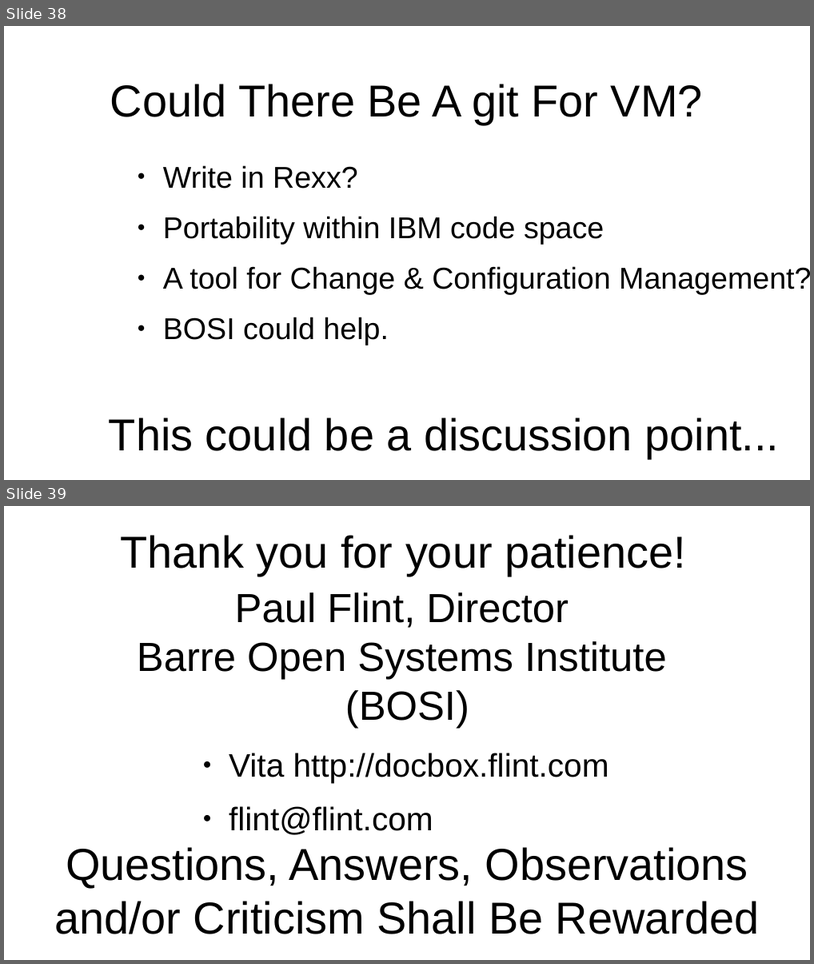
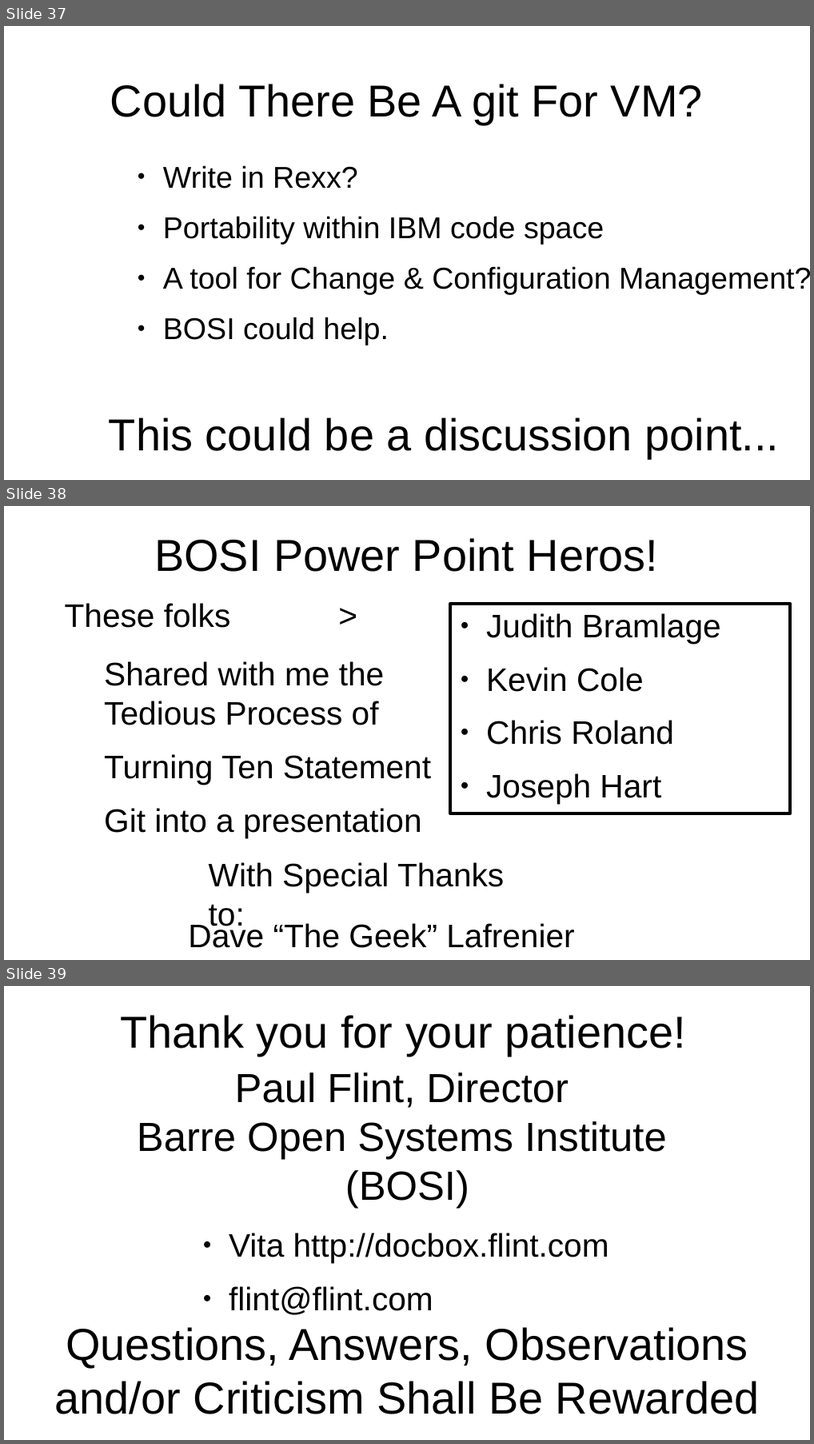
Before and after one commit to flintiii/TenStatementGit, a slide deck: vm_workshop_presentation.odp. Shown one above the other, each under a label of ours: slides 38 and 39 before the commit, slides 37, 38 and 39 after it. The pictures are 814x964 and 814x1444 pixels, drawn with LibreOffice and Linux fonts; fonts in the diff are those of the drawing. Boxes give left, top, right and bottom in pixels: in the first picture for what was removed or moved away, otherwise in the second. Text is boxed around its words. In the diff, an @@ line names an element or a change of style, - is before the commit and + after.

```diff
--- a/vm_workshop_presentation.odp
+++ b/vm_workshop_presentation.odp
@@ slide 38 added at bbox=[4, 506, 810, 960], background #FFFFFF @@
@@ title added at bbox=[154, 538, 659, 572], 44 pt, text #000000 @@
+BOSI Power Point Heros!
@@ text added at bbox=[65, 603, 231, 628], 32 pt, text #000000 @@
+These folks >
@@ text added at bbox=[450, 604, 790, 813], outline #000000 2.89 pt, 32 pt, text #000000 @@
+● Judith Bramlage
+● Kevin Cole
+● Chris Roland
+● Joseph Hart
@@ text added at bbox=[104, 661, 431, 837], 32 pt, text #000000 @@
+Shared with me the Tedious Process of
+Turning Ten Statement
+Git into a presentation
@@ text added at bbox=[209, 862, 504, 932], 32 pt, text #000000 @@
+With Special Thanks to:
@@ text added at bbox=[188, 921, 574, 948], 32 pt, text #000000 @@
+Dave “The Geek” Lafrenier
@@ what was slide 38 is now slide 37 @@
```
Also in this commit, not shown: 1 slide changed, 1 slide removed.
